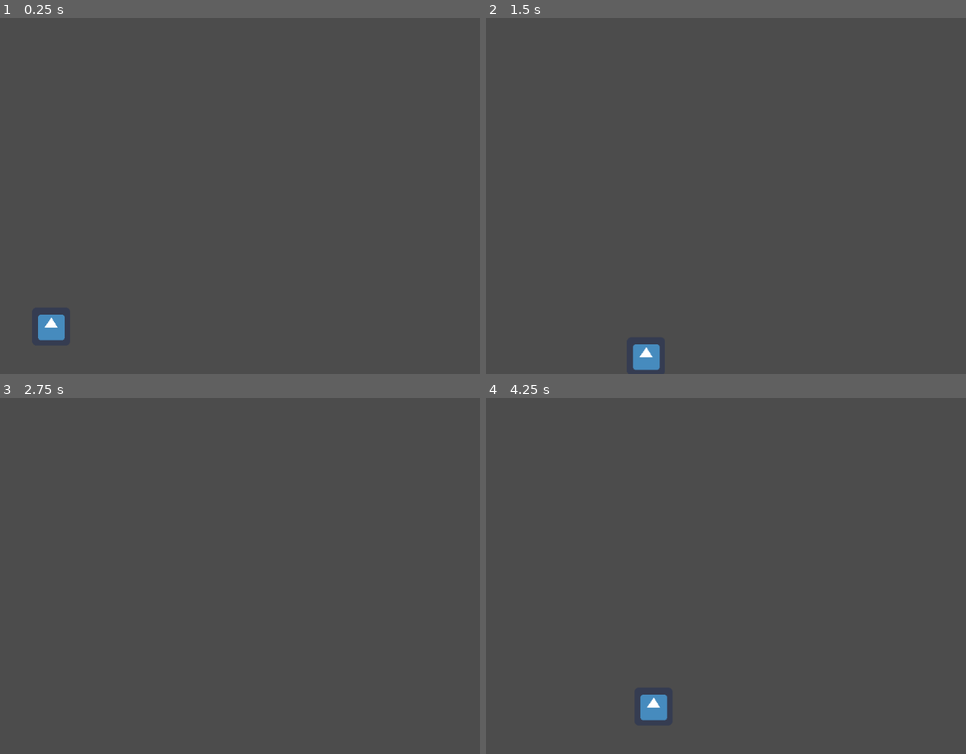
Above: before the commit, frames 1-4 (two rows, left to right).
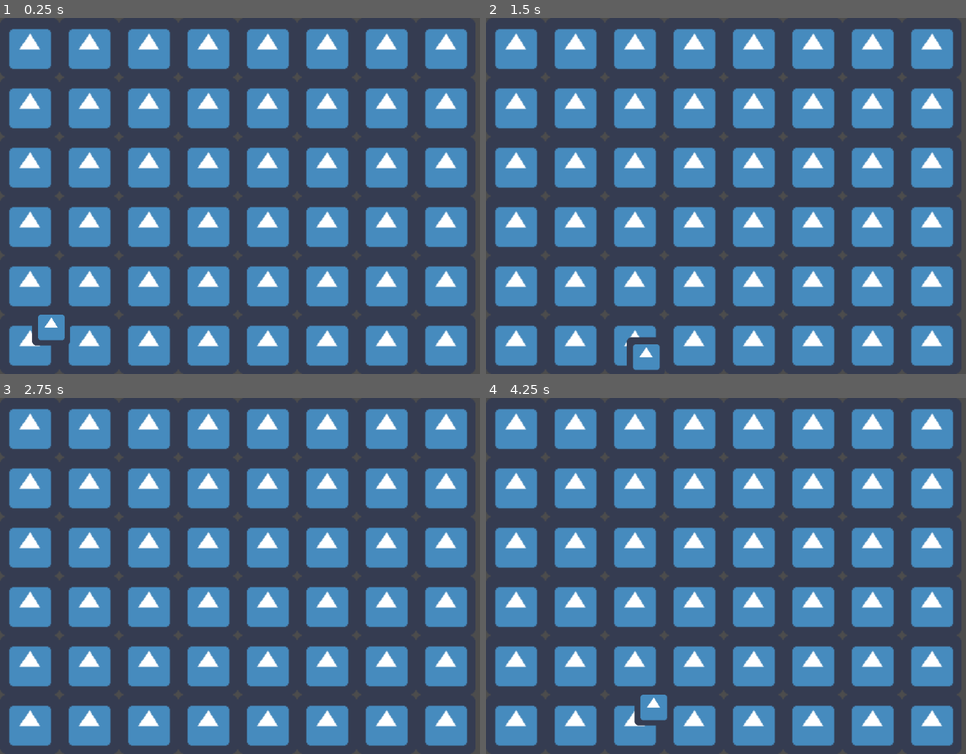
Above: after the commit, the same moments.

Repository: Pyxus/Nothing-Is-Permanent
Game: Godot game, scene res://Level1.tscn
Same seed, same stepped clock (60 frames per second), same inputs: the game is played once before the commit and once after it. The engine's default icon, where the game draws it, is replaced by a stand-in: a white triangle on a blue panel in a dark square.
Inputs:
- Up to frame 1 (0.25 s): no input
- Up to frame 2 (1.5 s): tap Enter at 0.5 s; hold D (move_right) 0.53-1.28 s; hold Shift (dash) 0.53-1.28 s; hold S (move_down) from 1.28 s (still down); tap Shift (dash) at 1.35 s
- Up to frame 3 (2.75 s): tap Space at 2 s; release S (move_down) at 2.03 s; hold D (move_right) from 2.03 s (still down); hold Shift (dash) from 2.03 s (still down)
- Up to frame 4 (4.25 s): tap Enter at 2.75 s; release D (move_right) at 2.78 s; release Shift (dash) at 2.78 s; hold W (move_up) 2.78-3.53 s; tap Shift (dash) at 2.85 s; hold A (move_left) from 3.53 s (still down); hold Shift (dash) from 3.53 s (still down)

The runs differ from the first frame. In frame 1, 47% of the frame differs, in the area x 1-98%, y 2-98%; in frame 2, 47%; in frame 3, 48%; in frame 4, 47%.

Commit message:
Added texture property to area grid

Diff:
--- a/AreaGrid.gd
+++ b/AreaGrid.gd
@@ -3,6 +3,7 @@
 
 signal body_entered(body, cell_coord)
 
+export var texture: Texture
 export var grid_size: Vector2 setget set_grid_size
 export var cell_size: Vector2 setget set_cell_size
 
@@ -21,12 +22,18 @@
 				var area := Area2D.new()
 				var collision := CollisionShape2D.new()
 				var shape := RectangleShape2D.new()
+				var texture_rect := TextureRect.new()
 
+				texture_rect.texture = texture
+				texture_rect.expand = true
 				shape.extents = cell_size
 				collision.shape = shape
 				area.position = Vector2(x * cell_size.x, y * cell_size.y)
+				texture_rect.rect_position = Vector2(x * cell_size.x, y * cell_size.y)
+				texture_rect.rect_size = cell_size
 
 				add_child(area)
+				add_child(texture_rect)
 				area.add_child(collision)
 				area.connect("body_entered", self, "_on_Area_body_entered", [Vector2(x, y)])
 
--- a/Level1.tscn
+++ b/Level1.tscn
@@ -1,5 +1,6 @@
-[gd_scene load_steps=3 format=2]
+[gd_scene load_steps=4 format=2]
 
+[ext_resource path="res://icon.png" type="Texture" id=1]
 [ext_resource path="res://Player.tscn" type="PackedScene" id=2]
 [ext_resource path="res://AreaGrid.gd" type="Script" id=3]
 
@@ -13,5 +14,14 @@
 
 [node name="AreaMap" type="Node2D" parent="."]
 script = ExtResource( 3 )
+texture = ExtResource( 1 )
 grid_size = Vector2( 8, 9 )
 cell_size = Vector2( 100, 100 )
+
+[node name="TextureRect" type="TextureRect" parent="."]
+margin_left = -120.0
+margin_top = 18.0
+margin_right = -18.0
+margin_bottom = 114.0
+texture = ExtResource( 1 )
+expand = true
